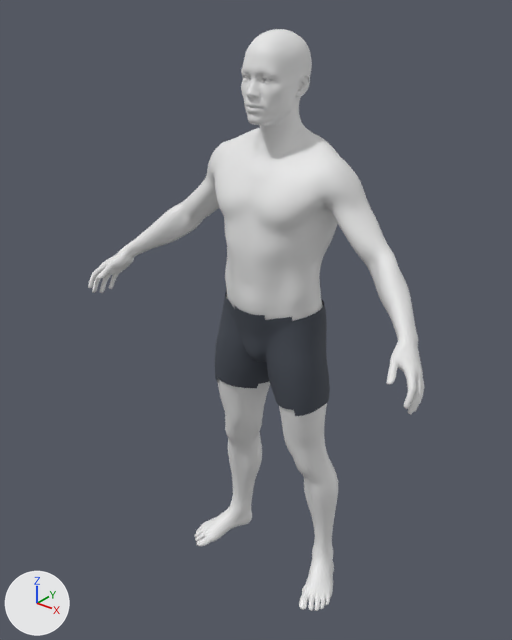
A saved change to the glTF model public/alki_humgen_male_lean.glb.
The view is the same before and after, from a camera (50 mm lens) standing at (1.185, -1.569, 1.916) and looking at (-0.037, -0.04, 0.969). Every picture has the same lights, and +X, +Y and +Z are marked at lower left. The picture after the commit comes second. Vertices at exactly the same position are counted once.

Names of what the first picture shows: 'HG_Body'.
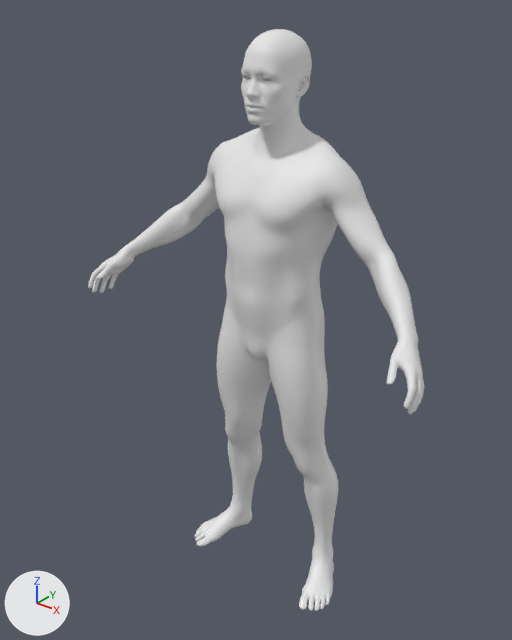
Pixel boxes [x1, y1, x2, y2] of what changed, in the pictures (512 x 640 px):
part 1 of me_female_body_default_001, deleted
    before: [215, 290, 330, 416]

Diff of the bpy script that builds the scene:
```diff
--- a/public/alki_humgen_male_lean.glb.py
+++ b/public/alki_humgen_male_lean.glb.py
@@ me_female_body_default_001 @@
 # used by ob_hg_body; location = (0.0, 0.0, 0.0)
-me_female_body_default_001.from_pydata(...)  # 26712 vertices, 53292 faces; spans x -0.59..0.59, y -0.24..0.14, z 0.01..1.79
-me_female_body_default_001.materials.append(mat_alki_skin)  # white #e7e7e7
-me_female_body_default_001.materials.append(mat_alki_cloth_boxers)  # greyish blue #454b55
+me_female_body_default_001.from_pydata(...)  # 25286 vertices, 50568 faces; spans x -0.59..0.59, y -0.24..0.14, z 0.01..1.79
+# me_female_body_default_001 part 1: the loose piece of 1426 vertices spanning x -0.2..0.2, y -0.13..0.14, z 0.72..1.04 is deleted
```
